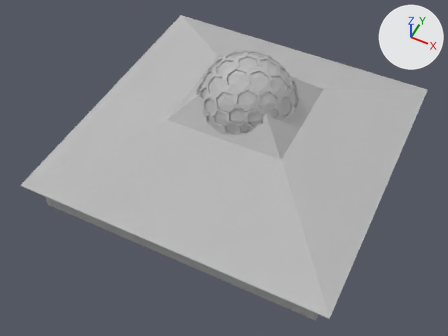
One commit to the FBX model Assets/Models/Museum.fbx: the scene before it, then after it.
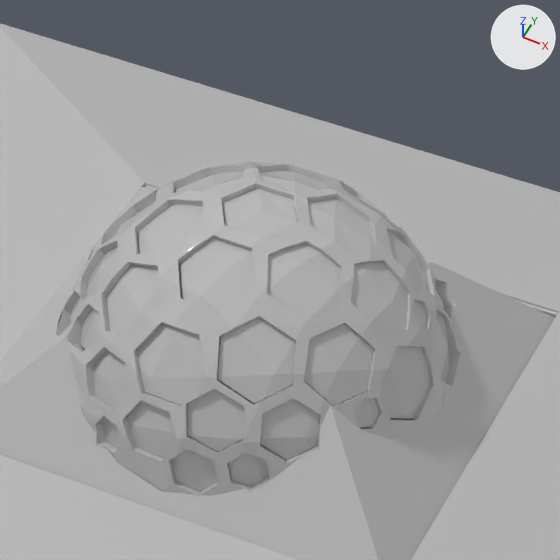
Each version is shown whole from a camera (50 mm lens) standing at (39.8, -87.0, 103.4) and looking at (0.5, -8.3, 5.0), then close up on the part from 41% to 72% of the width and 3% to 45% of the height. Every picture has the same lights, and +X, +Y and +Z are marked at upper right. Where no turn or scale is listed for an object, it has been applied to the vertices.

Objects in the first close-up: 'PyramidRoof', 'PyramidroofGlass', 'Roof'.
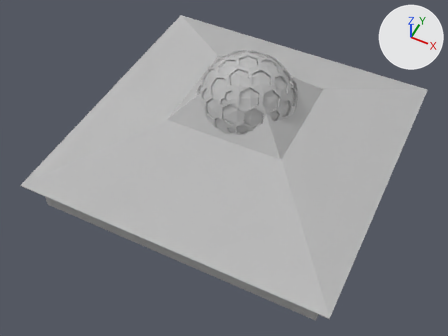
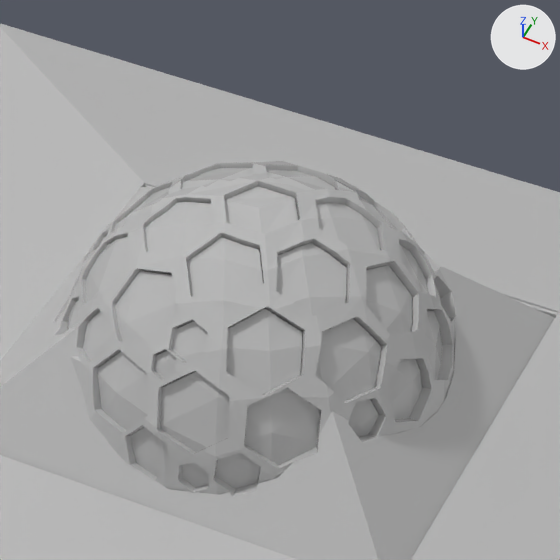
Pixel boxes [x1, y1, x2, y2] of what changed, in the close-ups (560 x 560 px):
'PyramidRoof', turned
    both: [0, 161, 555, 560]
'PyramidroofGlass', turned
    before: [70, 170, 449, 492]
    after: [67, 168, 442, 489]

The edits, one by one:
Object 'PyramidRoof' (ob_pyramidroof) turns from (90, 0, 0) to (90, 0, -180) degrees about x, y and z.
